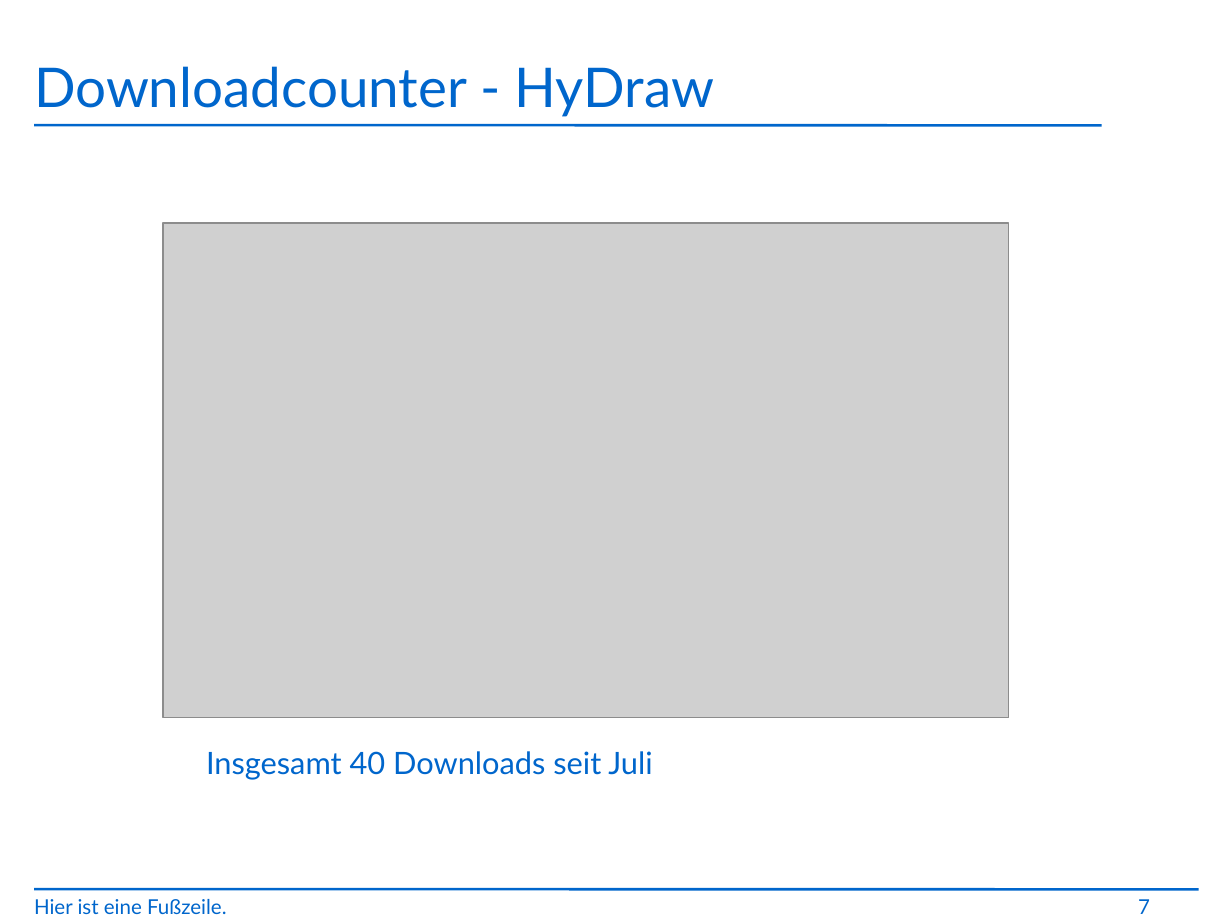
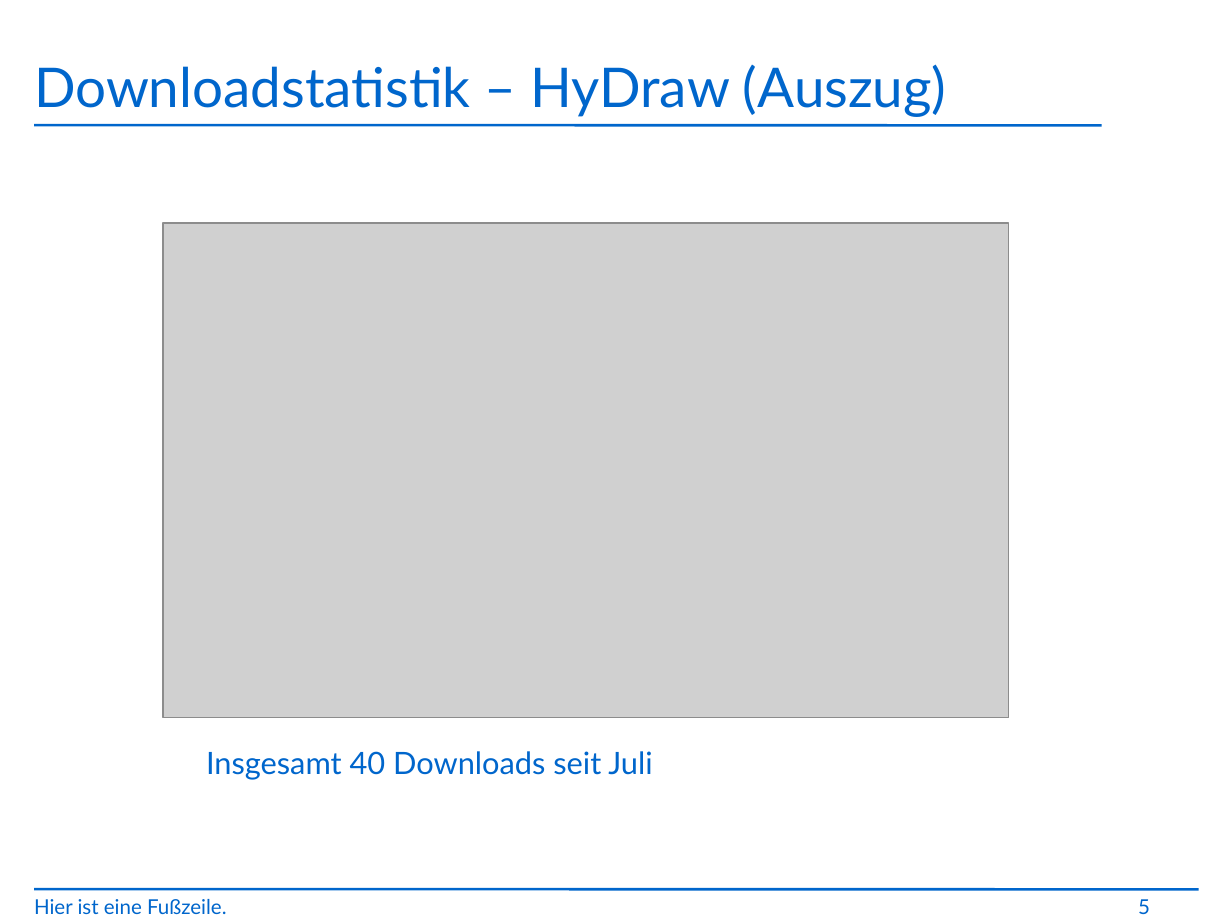
Before and after one commit to jbushe/presentations, a slide deck: slide 5 of presentation.odp (slide 7 before the commit). Drawn at 1232x924 pixels with LibreOffice and Linux fonts; fonts in the diff are those of the drawing; grey boxes stand for pictures; background and template pictures are left out. Boxes give left, top, right and bottom in pixels: in the first picture for what was removed or moved away, otherwise in the second. Text is boxed around its words. In the diff, an @@ line names an element or a change of style, - is before the commit and + after.

```diff
--- a/presentation.odp
+++ b/presentation.odp
@@ title at (x1=34, y1=64, x2=947, y2=117): text changed @@
-Downloadcounter - HyDraw
+Downloadstatistik – HyDraw (Auszug)
@@ page number at (x1=1138, y1=899, x2=1150, y2=914): text changed @@
-7
+5
```
Also in this commit, not shown: 2 other slides changed, 1 slide added, 6 slides removed.
